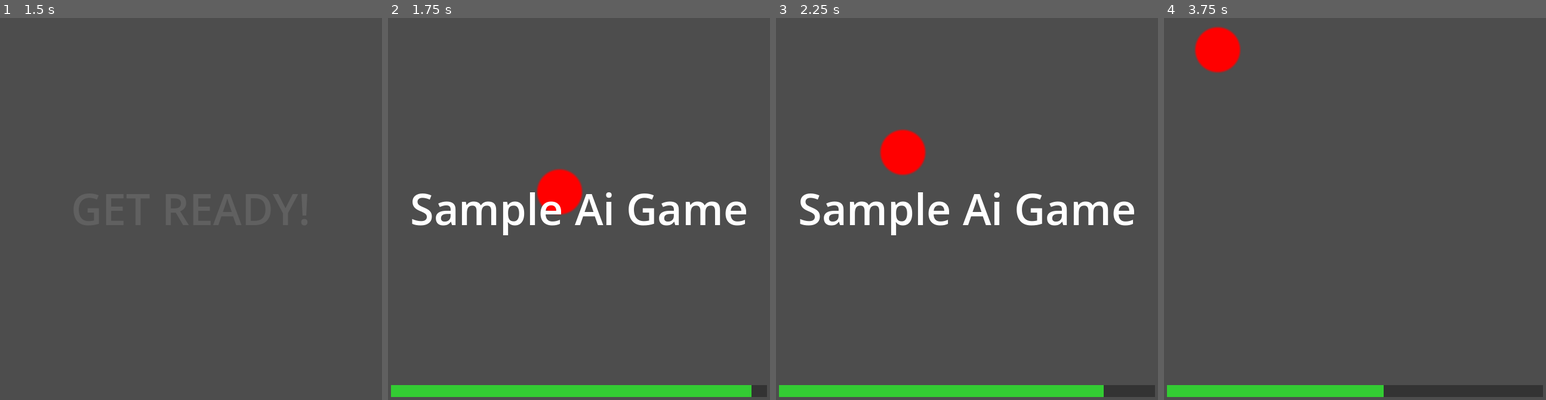
Above: before the commit, frames 1-4 (left to right).
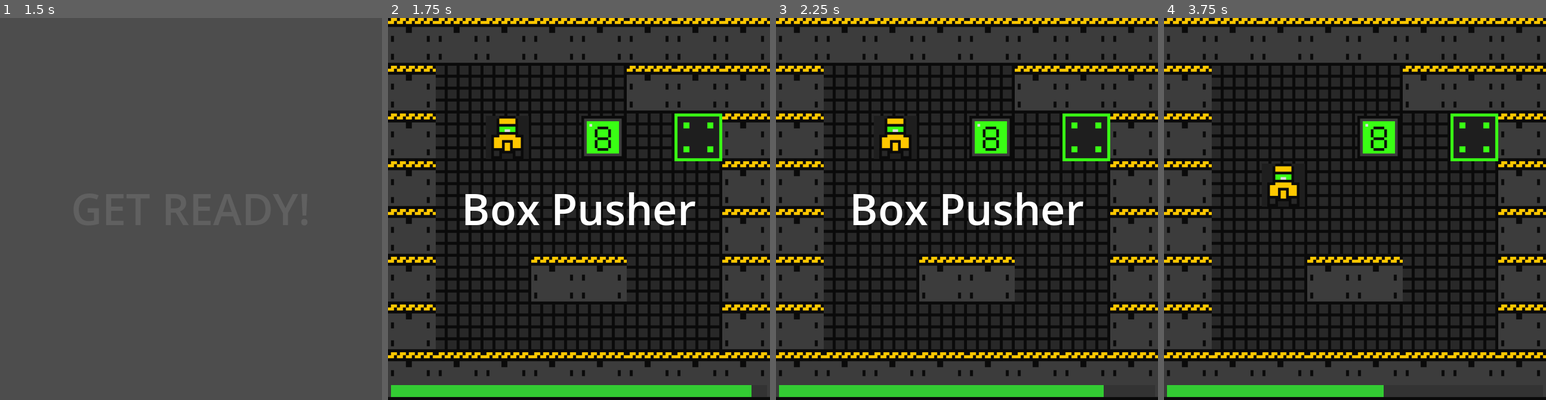
Above: after the commit, the same moments.

Repository: Tombarr/ai-microgames
Game: Godot game, scene res://main.tscn
Two runs of this game, one before a commit and one after it. Both use one fixed random seed, a clock stepped at 60 frames per second and the inputs below.
Inputs (mouse positions are in pixels of both pictures, inside the frame that each line leads up to):
- Up to frame 1 (1.5 s): tap Enter at 0.5, 0.6 s; move the mouse to (275, 189) at 0.52 s; hold D (move_right) 0.53-1.25 s; click (275, 189) at 0.67 s; tap Space at 0.77, 1.07, 1.25 s; drag from (114, 228) to (171, 285) at 1.27 s
- Up to frame 2 (1.75 s): no input
- Up to frame 3 (2.25 s): move the mouse to (1005, 124) at 2.02 s; hold A (move_left) from 2.03 s (still down); tap Enter at 2.1 s
- Up to frame 4 (3.75 s): release A (move_left) at 2.75 s; drag from (1335, 285) to (1240, 151) at 2.77 s; move the mouse to (1469, 266) at 3.52 s; hold D (move_right) from 3.53 s (still down); tap Enter at 3.6 s

Frame 1 is identical in both runs. In frame 2, 64% of the frame differs, in the area x 0-100%, y 0-100%; in frame 3, 64%; in frame 4, 65%.

Commit message:
add whack a mole to director list

Diff:
--- a/shared/scripts/director.gd
+++ b/shared/scripts/director.gd
@@ -15,6 +15,7 @@
 	"loop_connect",
 	"money_grabber",
 	"sample_ai_game",
+	"whack_a_mole",
 ]
 @export var speed_increment: float = 0.2
 @export var max_speed: float = 5.0
